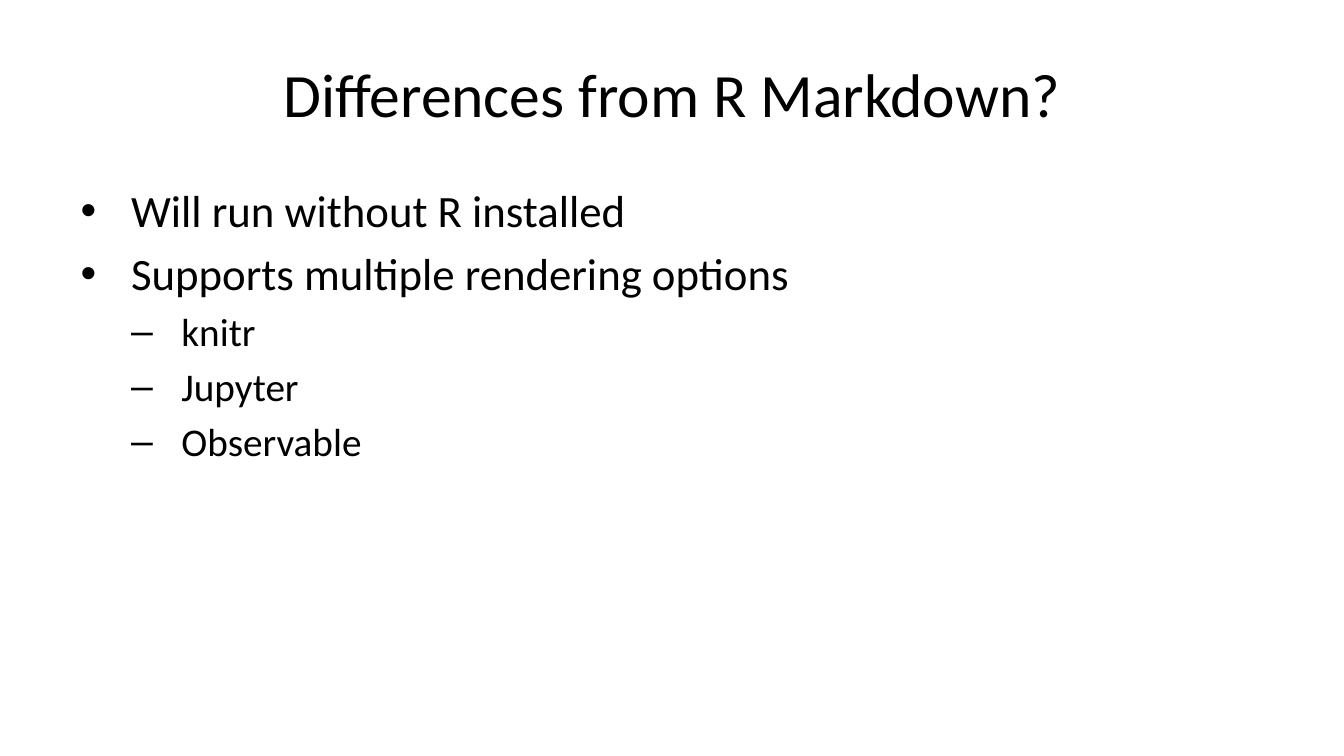
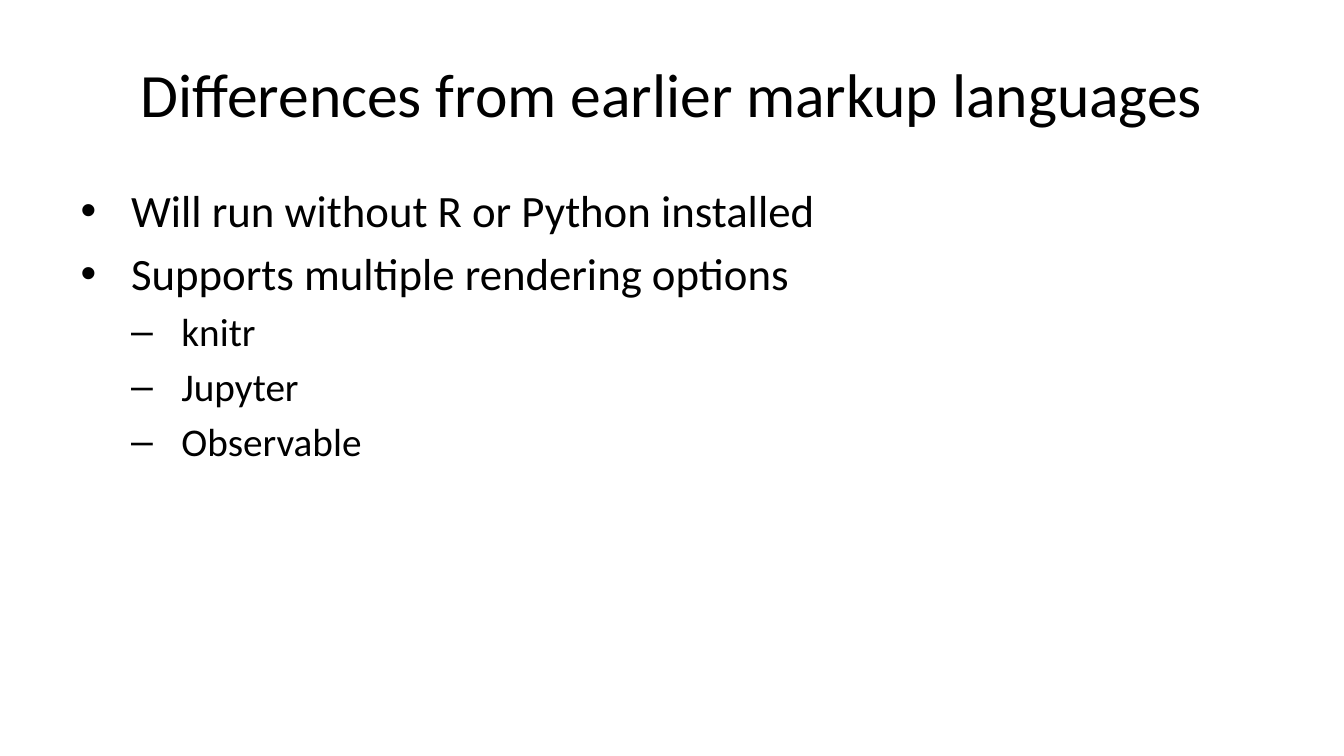
Before and after one commit to pmean/talks, a slide deck: slide 4 of quarto/beginning-with-quarto.pptx (slide 3 before the commit). Drawn at 1344x756 pixels with LibreOffice and Linux fonts; fonts in the diff are those of the drawing. Boxes give left, top, right and bottom in pixels: in the first picture for what was removed or moved away, otherwise in the second. Text is boxed around its words. In the diff, an @@ line names an element or a change of style, - is before the commit and + after.

Commit message:
Added slides to quarto/beginning-with-quarto

```diff
--- a/quarto/beginning-with-quarto.pptx
+++ b/quarto/beginning-with-quarto.pptx
@@ title at (x1=141, y1=74, x2=1202, y2=128): text changed @@
-Differences from R Markdown?
+Differences from earlier markup languages
@@ text at (x1=131, y1=196, x2=814, y2=235): text changed @@
-• Will run without R installed
+• Will run without R or Python installed
```
Also in this commit, not shown: 2 other slides changed, 4 slides added, 1 slide removed, 1 other file.
